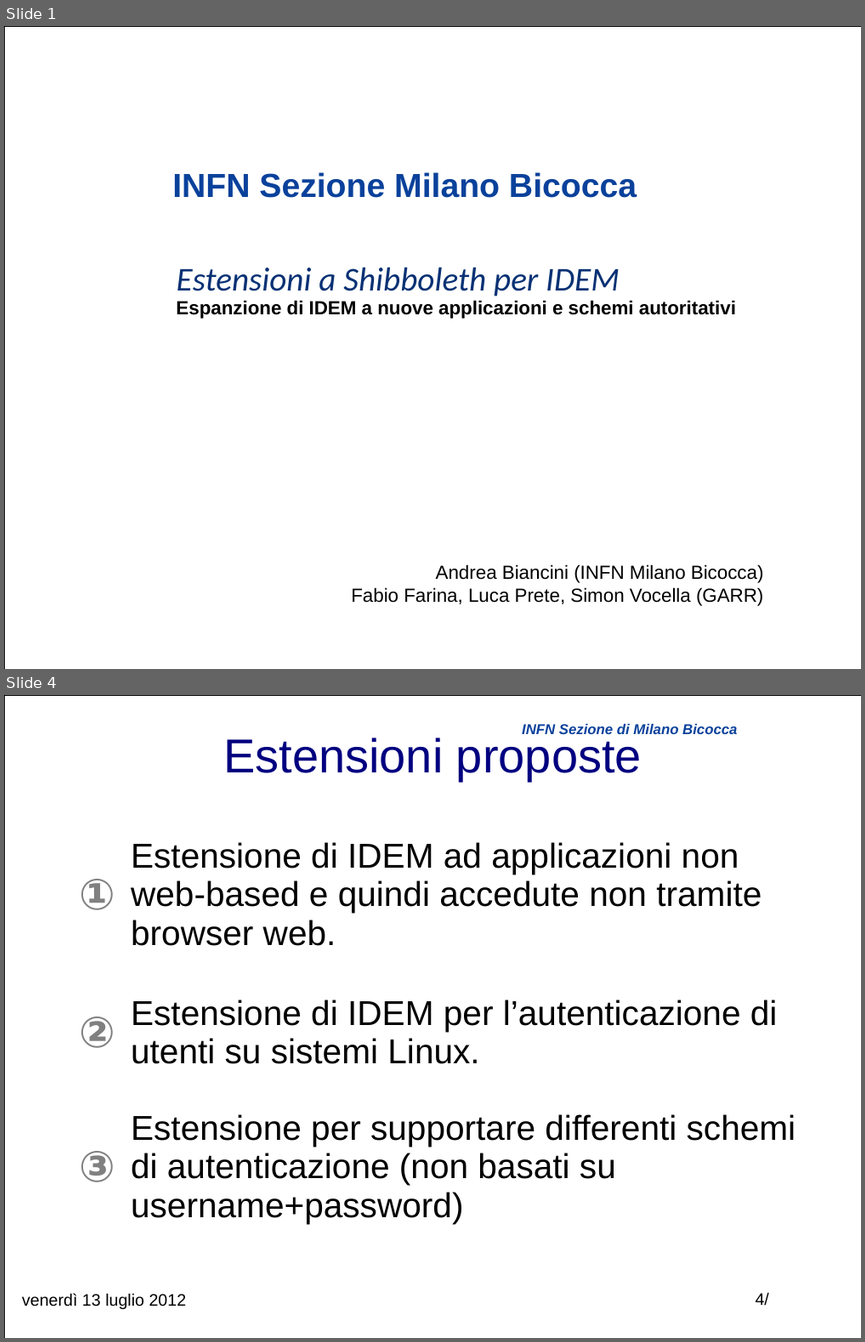
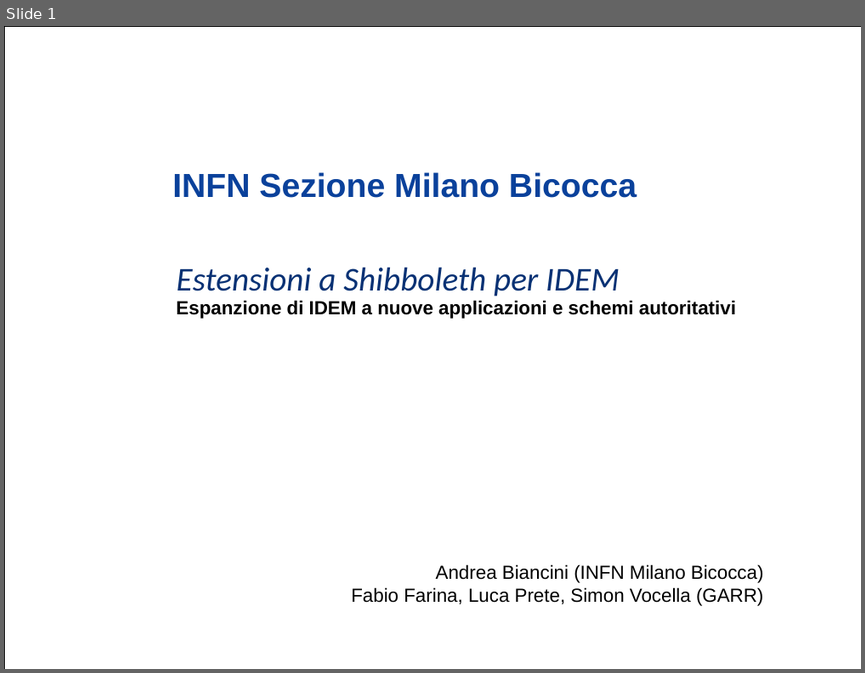
Before and after one commit to biancini/Shibboleth-Authentication, a slide deck: ShibbolethExtensions.pptx. Shown one above the other, each under a label of ours: slides 1 and 4 before the commit, slide 1 after it; the slides between them are not shown. The pictures are 865x1342 and 865x673 pixels, drawn with LibreOffice and Linux fonts; fonts in the diff are those of the drawing; background and template pictures are left out. Boxes give left, top, right and bottom in pixels: in the first picture for what was removed or moved away, otherwise in the second. Text is boxed around its words. In the diff, an @@ line names an element or a change of style, - is before the commit and + after.

```diff
--- a/ShibbolethExtensions.pptx
+++ b/ShibbolethExtensions.pptx
@@ slide 4 removed at (x1=4, y1=695, x2=861, y2=1338), background #FFFFFF; not listed: 1 template element that a slide beside it also shows @@
@@ text removed at (x1=223, y1=737, x2=642, y2=781) @@
-Estensioni proposte
@@ text removed at (x1=522, y1=724, x2=737, y2=734) @@
-INFN Sezione di Milano Bicocca
@@ table removed at (x1=24, y1=824, x2=809, y2=1232), 3 rows, 2 columns @@
-① | Estensione di IDEM ad applicazioni non web-based e quindi accedute non tramite browser web.
-② | Estensione di IDEM per l’autenticazione di utenti su sistemi Linux.
-③ | Estensione per supportare differenti schemi di autenticazione (non basati su username+password)
@@ text removed at (x1=22, y1=1293, x2=187, y2=1309) @@
-venerdì 13 luglio 2012
@@ page number removed at (x1=755, y1=1292, x2=769, y2=1305) @@
-4/
```
Also in this commit, not shown: 13 slides changed, 1 other file.
